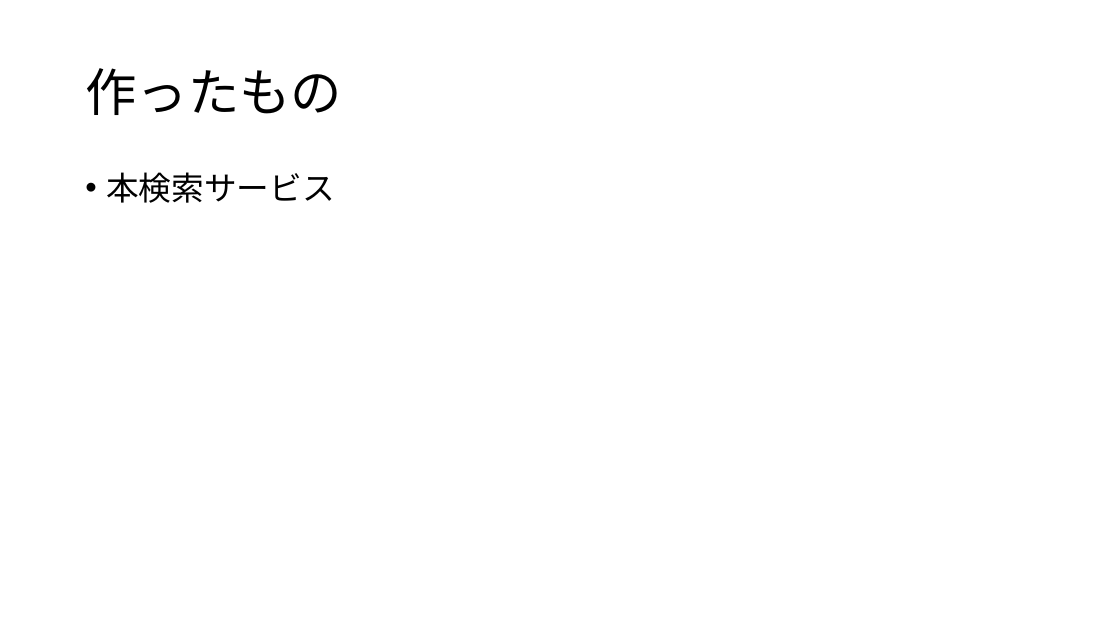
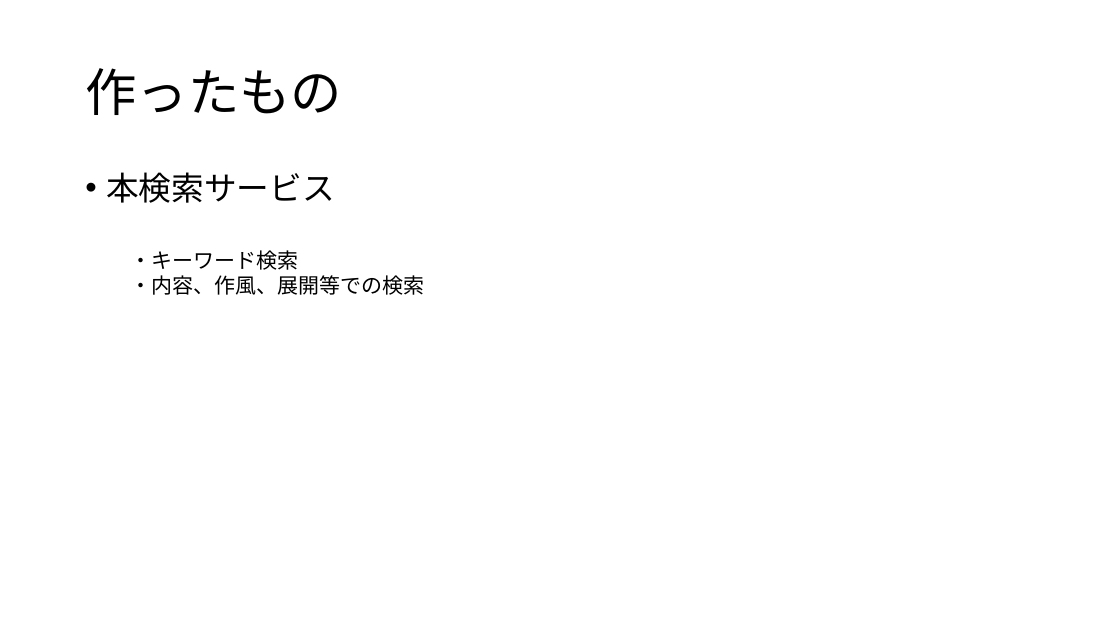
Before and after one commit to NakadaTakato/generative_ai_basics_and_business, a slide deck: slide 2 of プレゼンテーション2.pptx. Drawn at 1120x630 pixels with LibreOffice and Linux fonts; fonts in the diff are those of the drawing. Boxes give left, top, right and bottom in pixels: in the first picture for what was removed or moved away, otherwise in the second. Text is boxed around its words. In the diff, an @@ line names an element or a change of style, - is before the commit and + after.

```diff
--- a/プレゼンテーション2.pptx
+++ b/プレゼンテーション2.pptx
@@ text added at box(130, 250, 424, 295), 18 pt, text #000000 @@
+・キーワード検索
+・内容、作風、展開等での検索
```
Also in this commit, not shown: 2 other slides changed.
